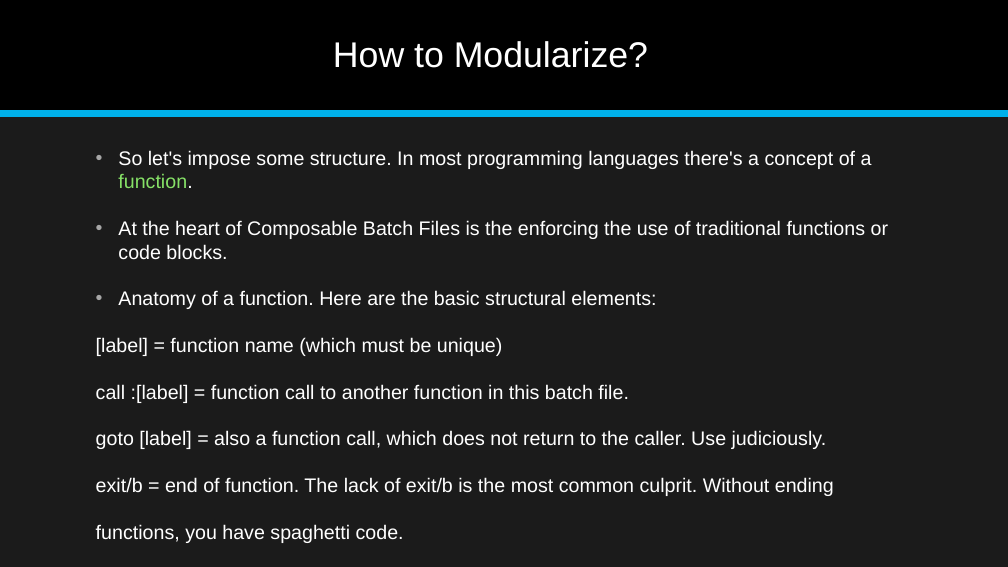
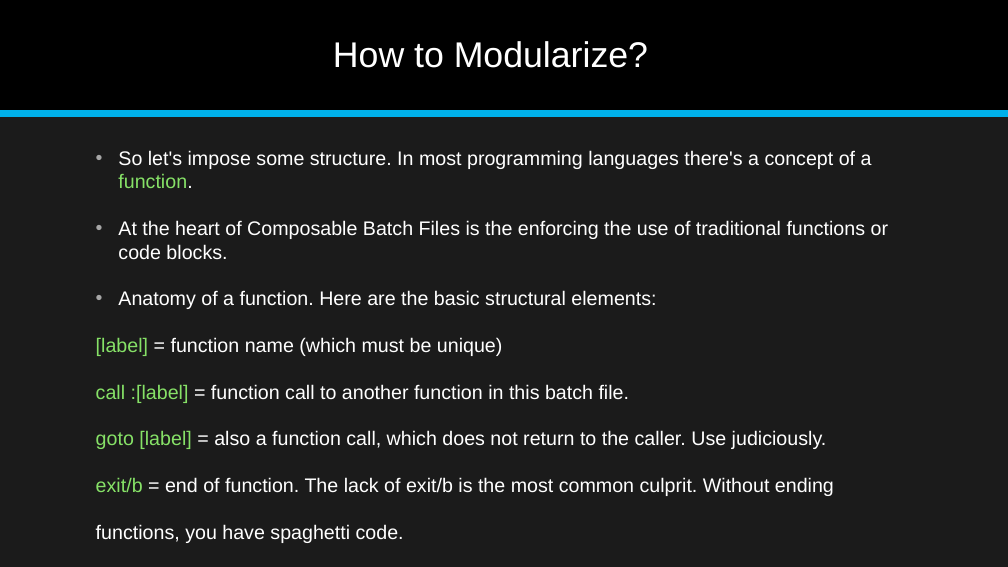
Before and after one commit to jonathan-r-jones/Composable-Batch-Files, a slide deck: slide 5 of Composable Batch File Helper.pptx. Drawn at 1008x567 pixels with LibreOffice and Linux fonts; fonts in the diff are those of the drawing. Boxes give left, top, right and bottom in pixels: in the first picture for what was removed or moved away, otherwise in the second. Text is boxed around its words. In the diff, an @@ line names an element or a change of style, - is before the commit and + after.

```diff
--- a/Composable Batch File Helper.pptx
+++ b/Composable Batch File Helper.pptx
@@ text at [96,337,834,496]: text colour #FFFFFF to #86E167 in "[label]", "call :[label]", "goto [label]", "exit/b" @@
```
Also in this commit, not shown: 1 other slide changed, 2 other files.
